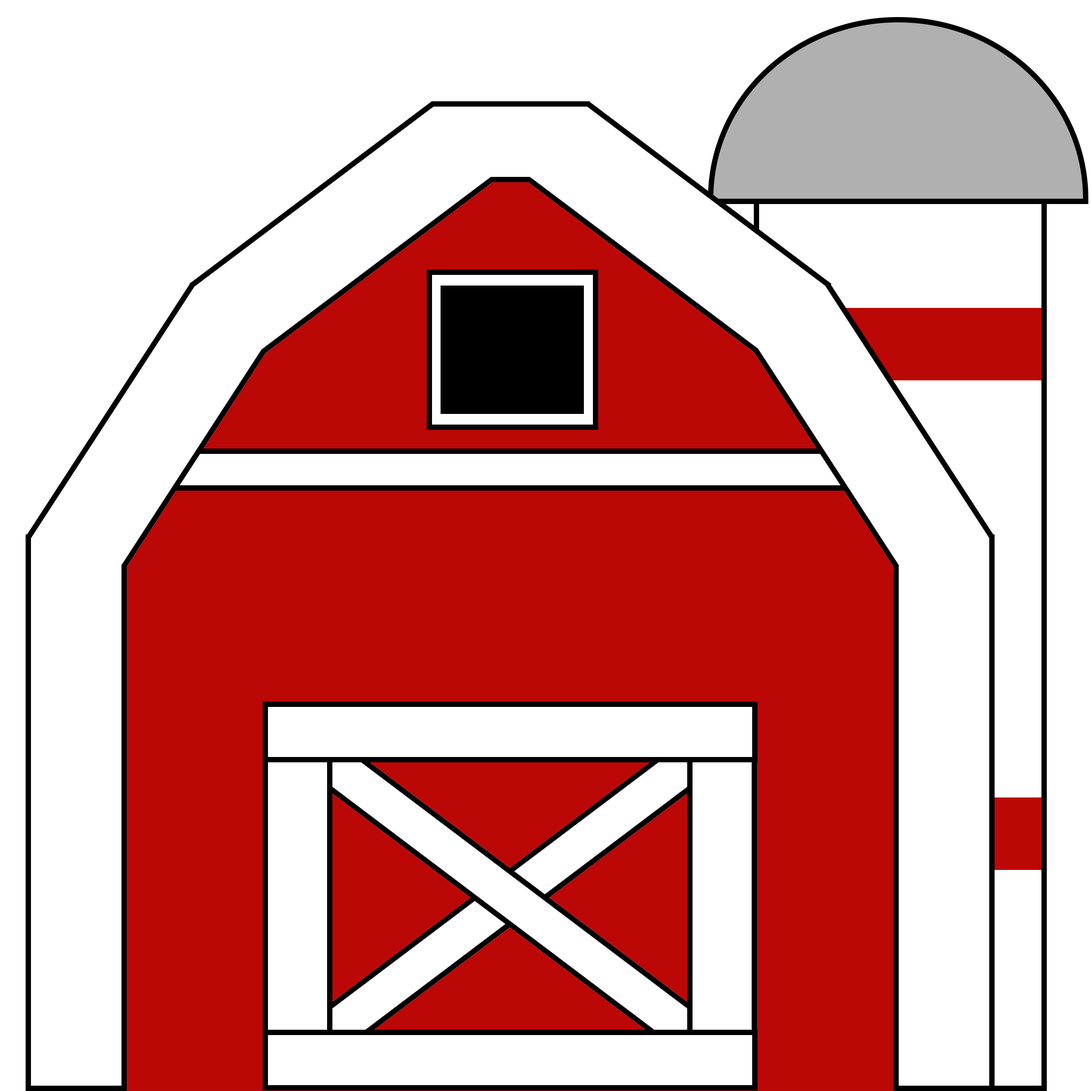
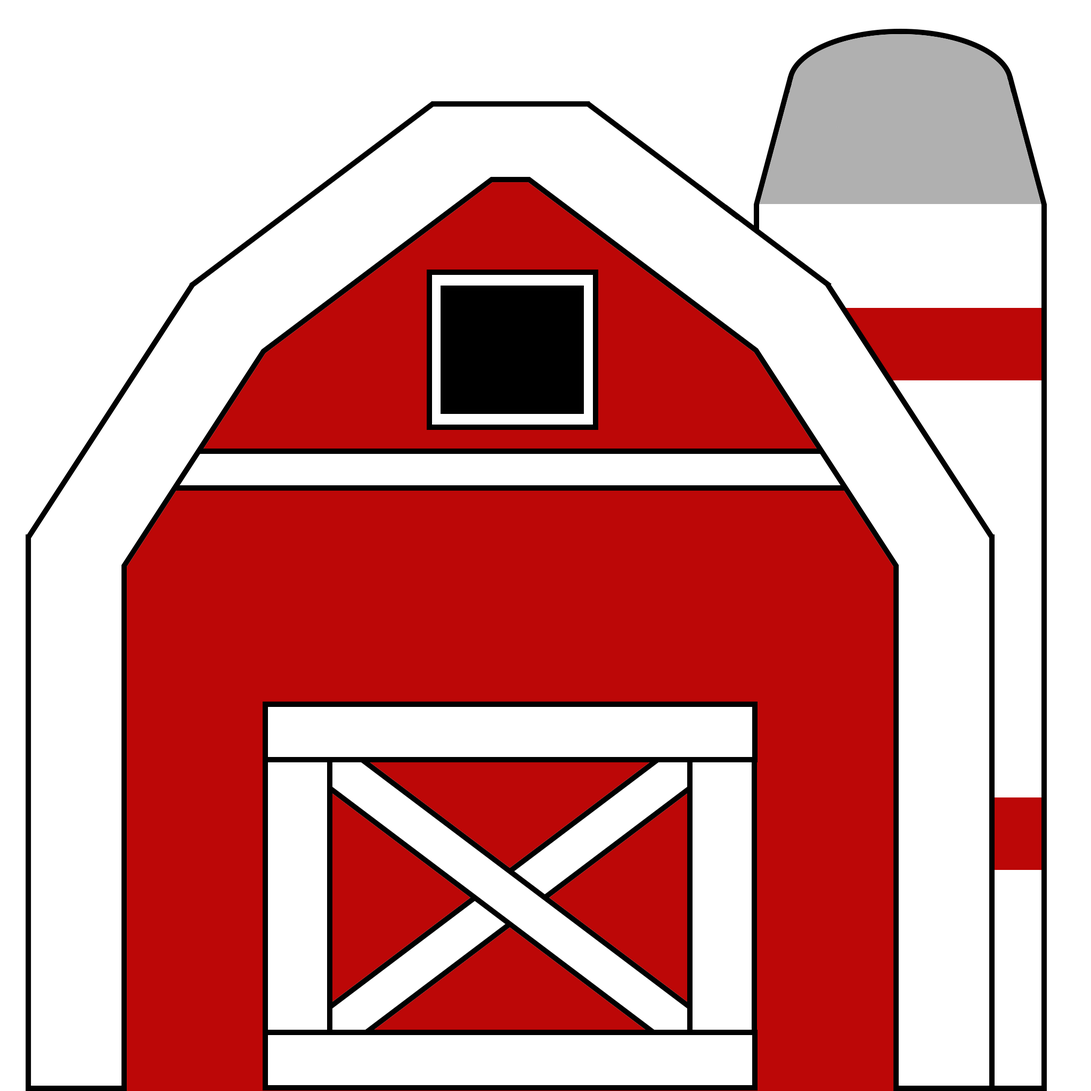
The second (1091, 1091) image is a revision of the first. Changes to its layers:
renamed "Rectangle 6" to "Shape 1", painted on it over [697, 17, 1089, 220]
